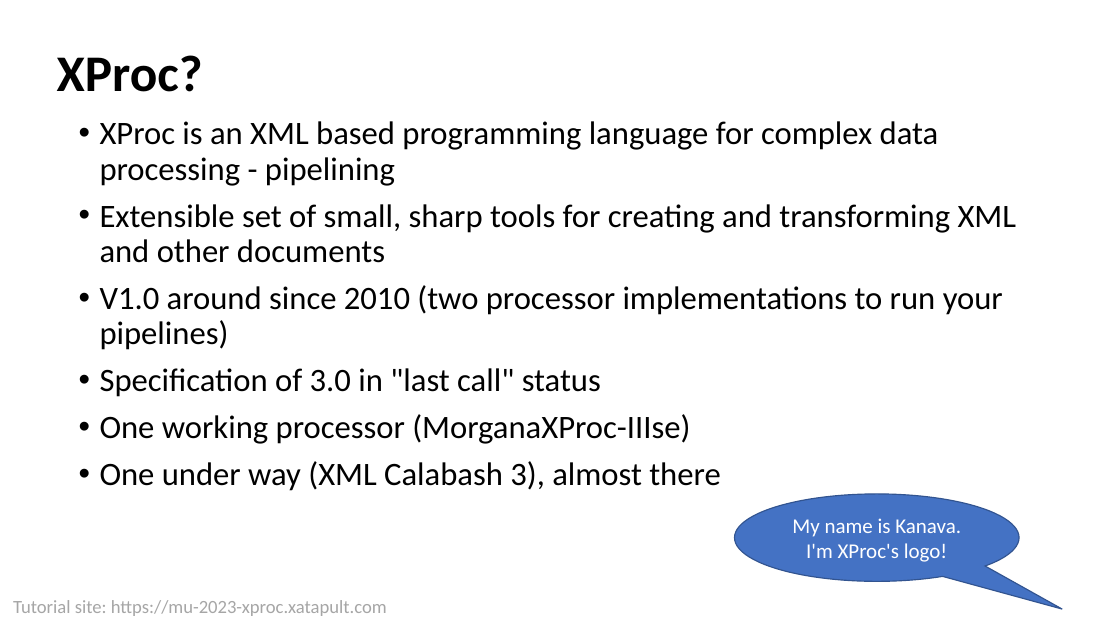
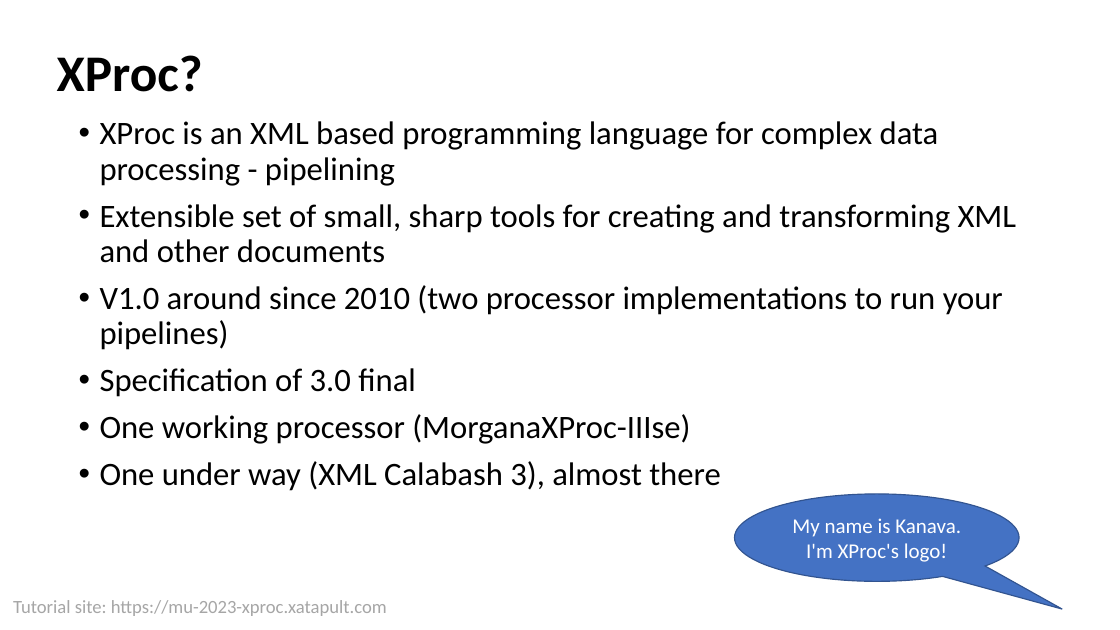
Before and after one commit to xatapult/mu-2023-xproc, a slide deck: slide 3 of presentation/Introduction to XProc 3.0.pptx. Drawn at 1120x630 pixels with LibreOffice and Linux fonts; fonts in the diff are those of the drawing; background and template pictures are left out. Boxes give left, top, right and bottom in pixels: in the first picture for what was removed or moved away, otherwise in the second. Text is boxed around its words. In the diff, an @@ line names an element or a change of style, - is before the commit and + after.

Commit message:
WIP

```diff
--- a/presentation/Introduction to XProc 3.0.pptx
+++ b/presentation/Introduction to XProc 3.0.pptx
@@ text at bbox=[100, 368, 416, 397]: text changed @@
-• Specification of 3.0 in "last call" status
+• Specification of 3.0 final
```
Also in this commit, not shown: 1 other slide changed.
